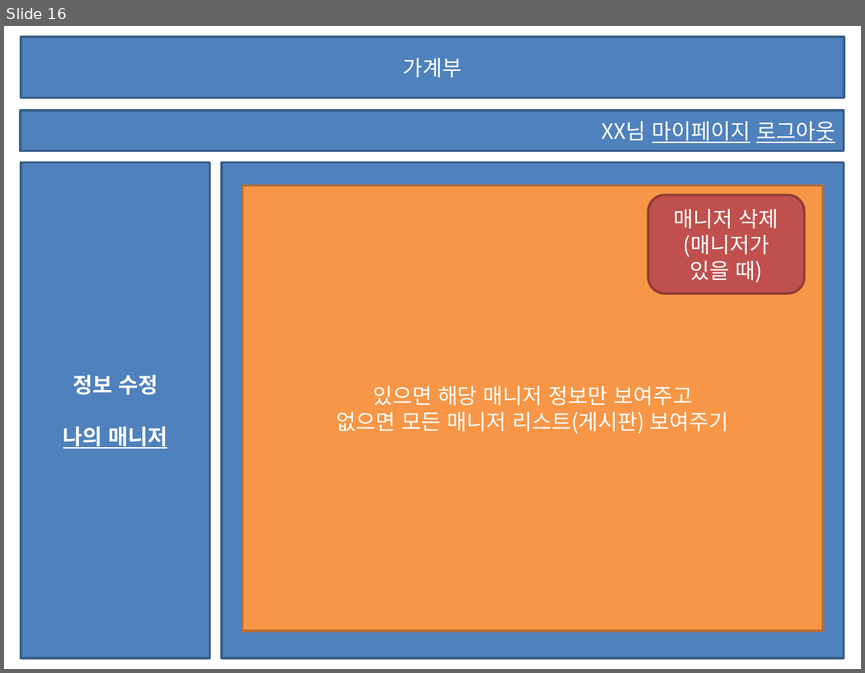
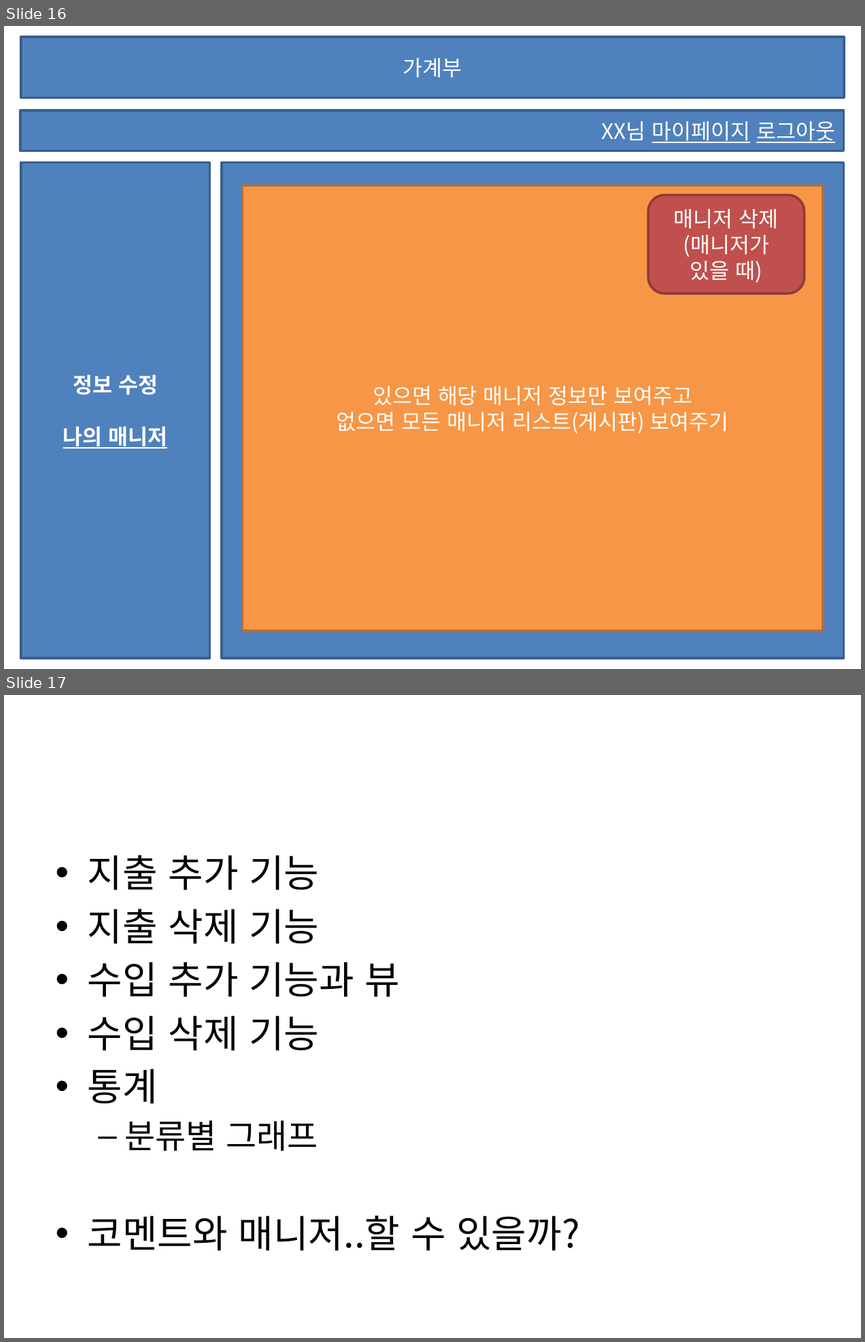
Before and after one commit to seojinkim/SecondProject, a slide deck: SecondProject/SecondProject.pptx. Shown one above the other, each under a label of ours: slide 16 before the commit, slides 16 and 17 after it. The pictures are 865x673 and 865x1342 pixels, drawn with LibreOffice and Linux fonts; fonts in the diff are those of the drawing. Boxes give left, top, right and bottom in pixels: in the first picture for what was removed or moved away, otherwise in the second. Text is boxed around its words. In the diff, an @@ line names an element or a change of style, - is before the commit and + after.

```diff
--- a/SecondProject/SecondProject.pptx
+++ b/SecondProject/SecondProject.pptx
@@ slide 17 added at (4, 695, 861, 1338), background #FFFFFF @@
@@ text added at (88, 855, 579, 1251), 32 pt, text #000000 @@
+• 지출 추가 기능
+• 지출 삭제 기능
+• 수입 추가 기능과 뷰
+• 수입 삭제 기능
+• 통계
+  – 분류별 그래프
+• 코멘트와 매니저..할 수 있을까?
```
Also in this commit, not shown: 46 other files.
